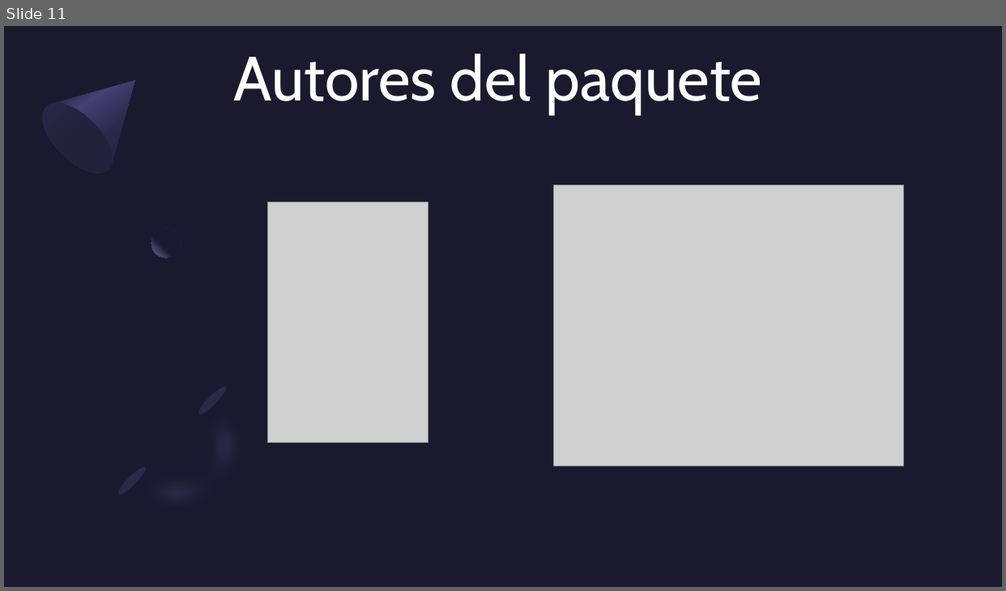
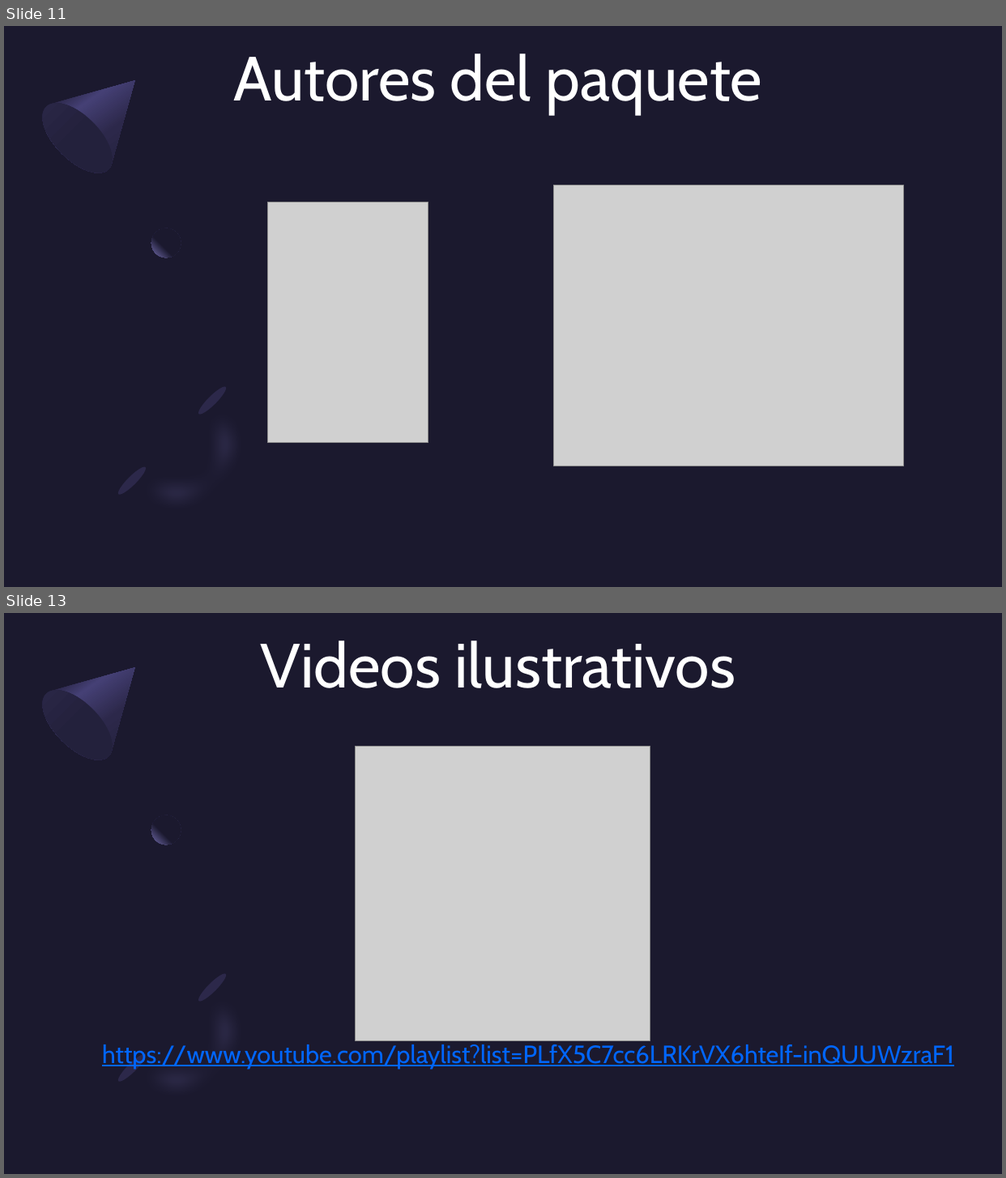
Before and after one commit to fhernanb/ejemplos_paquete_exams, a slide deck: Taller paquete exams - UNAL/Taller paquete exams - UNAL.pptx. Shown one above the other, each under a label of ours: slide 11 before the commit, slides 11 and 13 after it; the slides between them are not shown. The pictures are 1006x591 and 1006x1178 pixels, drawn with LibreOffice and Linux fonts; fonts in the diff are those of the drawing; grey boxes stand for pictures. Boxes give left, top, right and bottom in pixels: in the first picture for what was removed or moved away, otherwise in the second. Text is boxed around its words. In the diff, an @@ line names an element or a change of style, - is before the commit and + after.

```diff
--- a/Taller paquete exams - UNAL/Taller paquete exams - UNAL.pptx
+++ b/Taller paquete exams - UNAL/Taller paquete exams - UNAL.pptx
@@ slide 13 added at bbox=[4, 613, 1002, 1174], background #1B192E; not listed: 7 template elements that a slide beside it also shows @@
@@ text added at bbox=[261, 641, 735, 688], 60 pt, text #FFFFFF @@
+Videos ilustrativos
@@ picture added at bbox=[356, 747, 651, 1041] @@
@@ text added at bbox=[102, 1045, 954, 1068], 24 pt, text #0066FF, underline @@
+https://www.youtube.com/playlist?list=PLfX5C7cc6LRKrVX6hteIf-inQUUWzraF1
```
Also in this commit, not shown: 2 slides changed, 5 other slides added.
